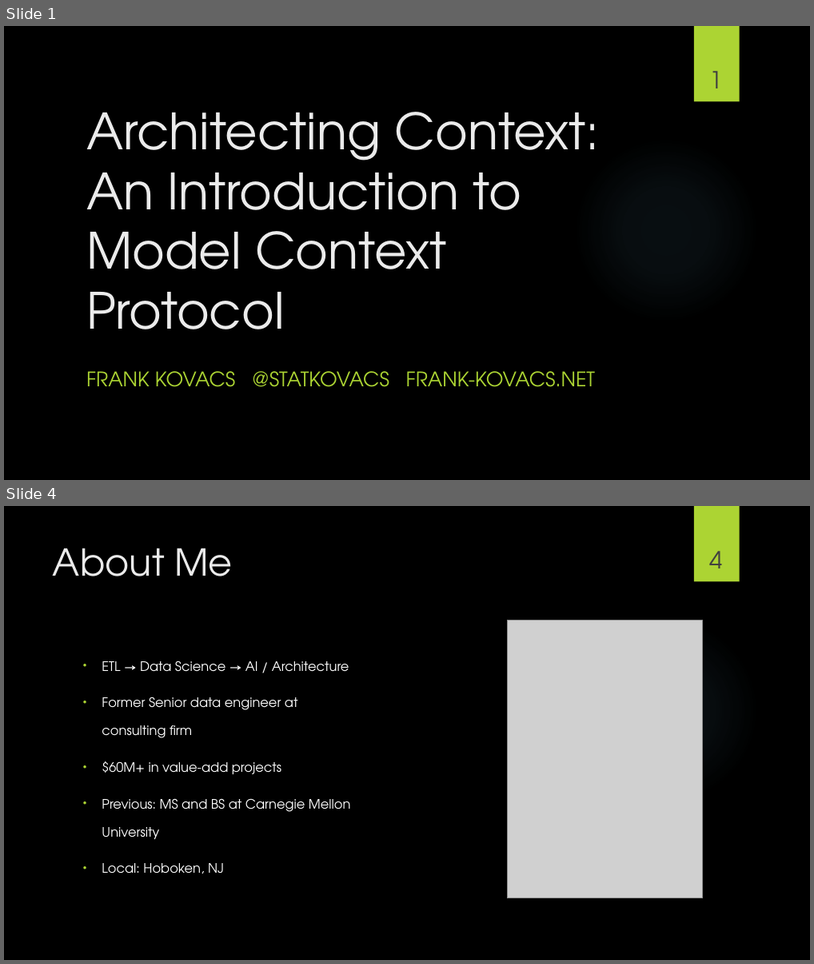
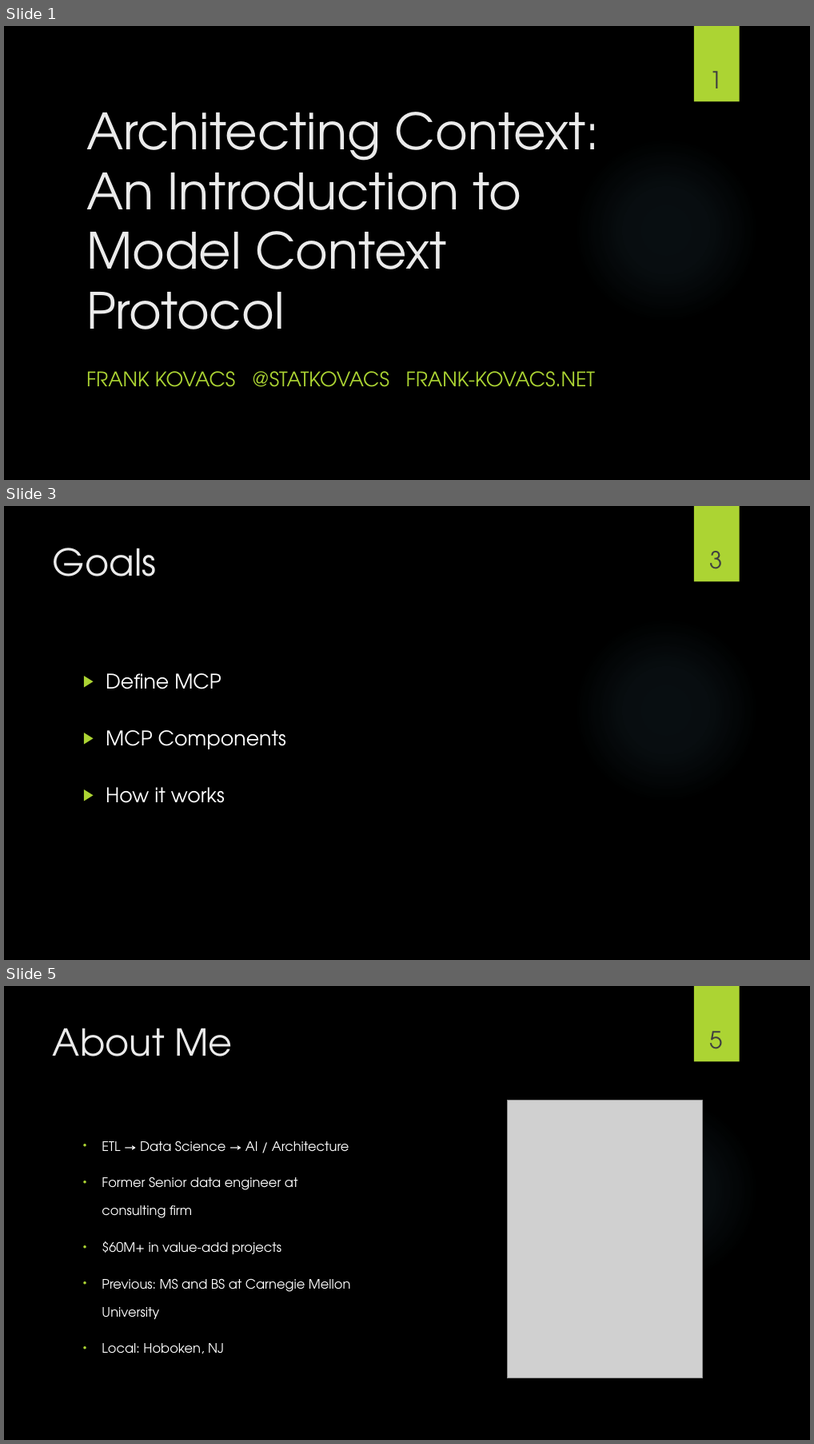
Before and after one commit to frank113/mcp_nycr_demo, a slide deck: slides/mcp_slides.pptx. Shown one above the other, each under a label of ours: slides 1 and 4 before the commit, slides 1, 3 and 5 after it; the slides between them are not shown. The pictures are 814x964 and 814x1444 pixels, drawn with LibreOffice and Linux fonts; fonts in the diff are those of the drawing; grey boxes stand for pictures; background and template pictures are left out. Boxes give left, top, right and bottom in pixels: in the first picture for what was removed or moved away, otherwise in the second. Text is boxed around its words. In the diff, an @@ line names an element or a change of style, - is before the commit and + after.

```diff
--- a/slides/mcp_slides.pptx
+++ b/slides/mcp_slides.pptx
@@ slide 3 added at (4, 506, 810, 960), background picture (left out); not listed: 2 template elements that a slide beside it also shows @@
@@ title added at (53, 548, 156, 576), 44 pt, text #EBEBEB @@
+Goals
@@ page number added at (710, 551, 722, 569), 28 pt, text #404040 @@
+3
@@ text added at (106, 673, 286, 803), 24 pt, text #FFFFFF @@
+▶ Define MCP
+▶ MCP Components
+▶ How it works
@@ what was slide 4 is now slide 5 @@
@@ page number at (710, 1031, 722, 1049): text changed @@
-4
+5
```
Also in this commit, not shown: 7 slides changed, 4 other slides added, 2 other files.
